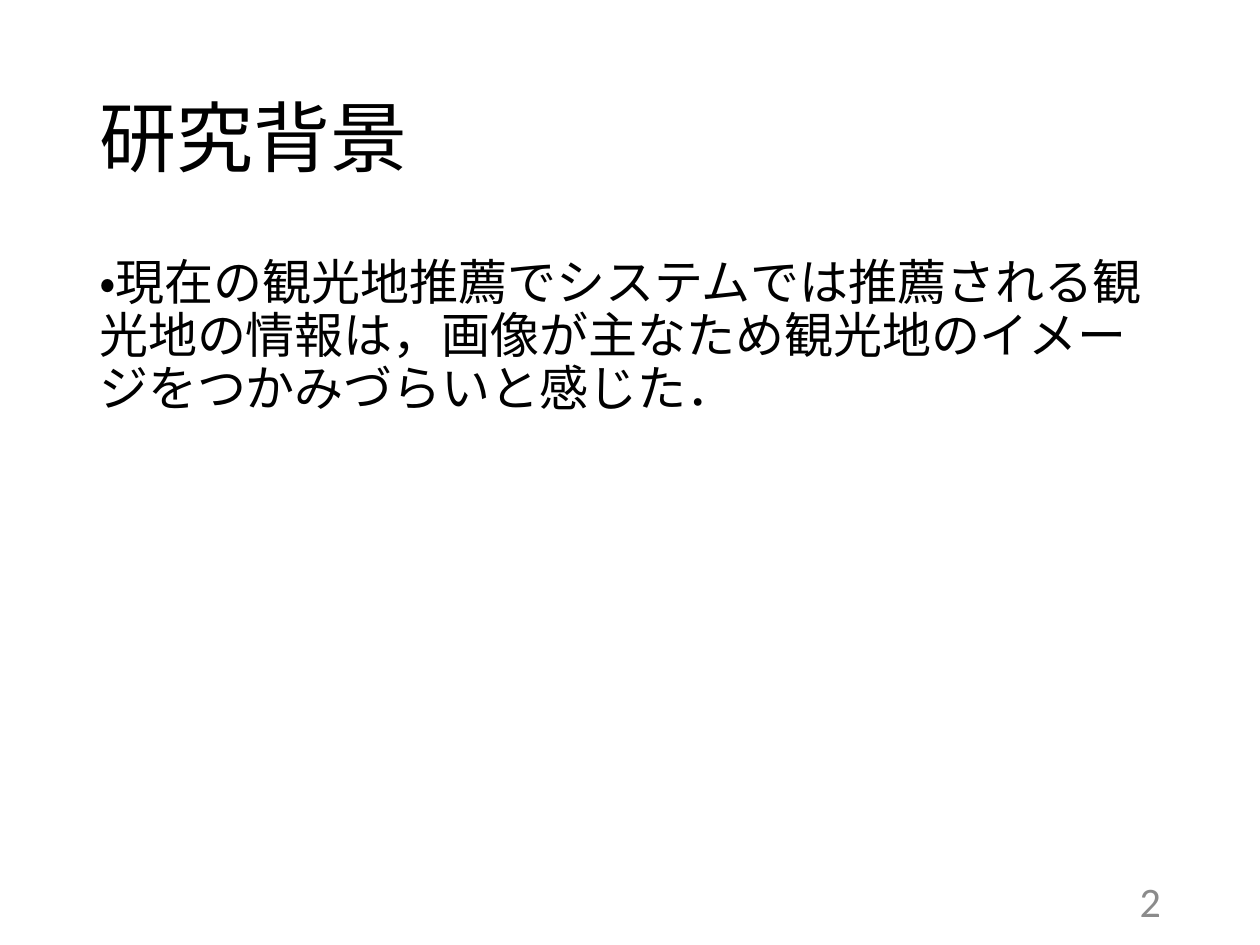
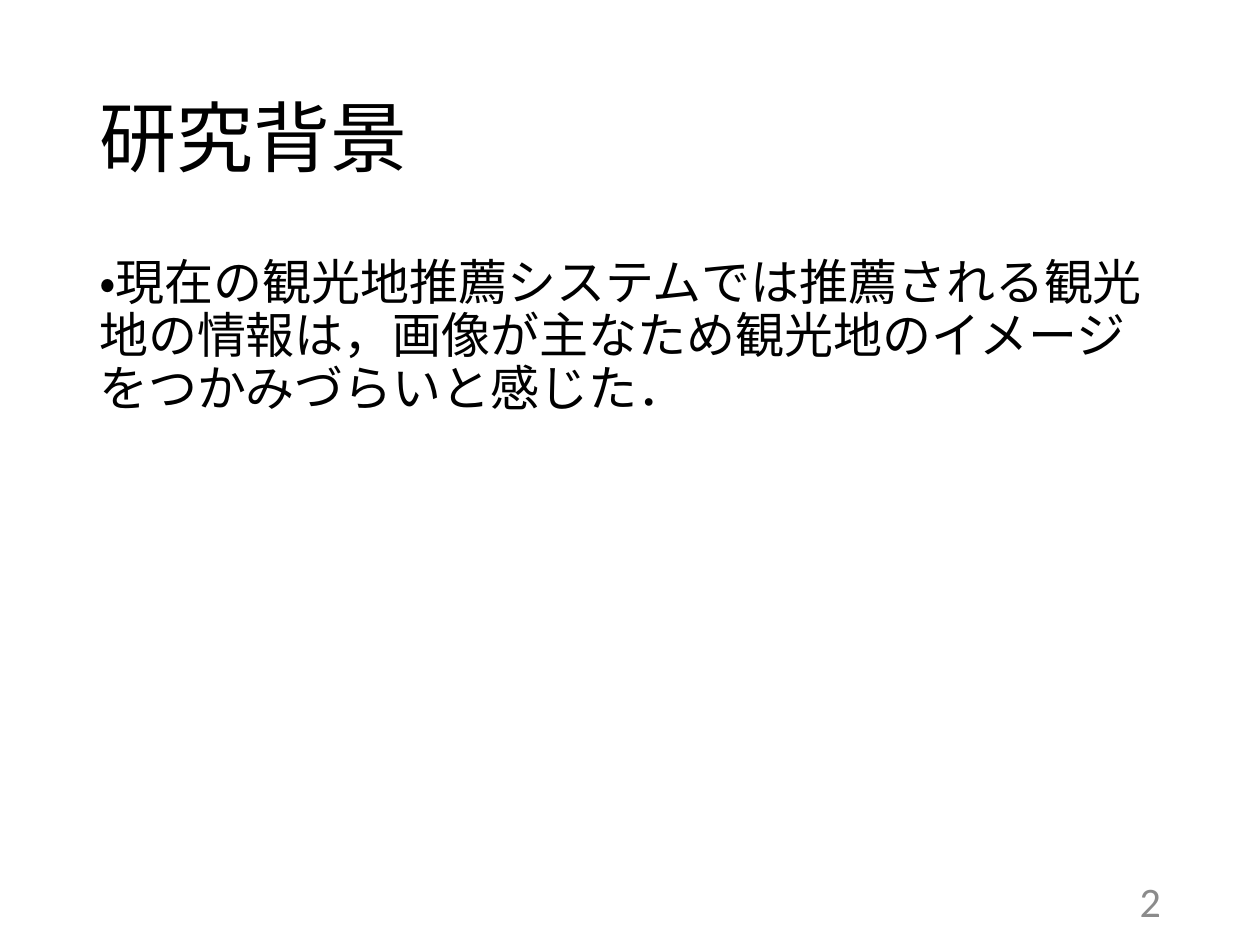
Before and after one commit to kait-takanolab/1821144-yoshii-thesis, a slide deck: slide 2 of 学部_中間発表_1821144.pptx. Drawn at 1260x945 pixels with LibreOffice and Linux fonts; fonts in the diff are those of the drawing. Boxes give left, top, right and bottom in pixels: in the first picture for what was removed or moved away, otherwise in the second. Text is boxed around its words. In the diff, an @@ line names an element or a change of style, - is before the commit and + after.

```diff
--- a/学部_中間発表_1821144.pptx
+++ b/学部_中間発表_1821144.pptx
@@ text at box(99, 258, 1142, 410): text changed @@
-・現在の観光地推薦でシステムでは推薦される観光地の情報は，画像が主なため観光地のイメージをつかみづらいと感じた．
+・現在の観光地推薦システムでは推薦される観光地の情報は，画像が主なため観光地のイメージをつかみづらいと感じた．
```
Also in this commit, not shown: 3 other slides changed.
